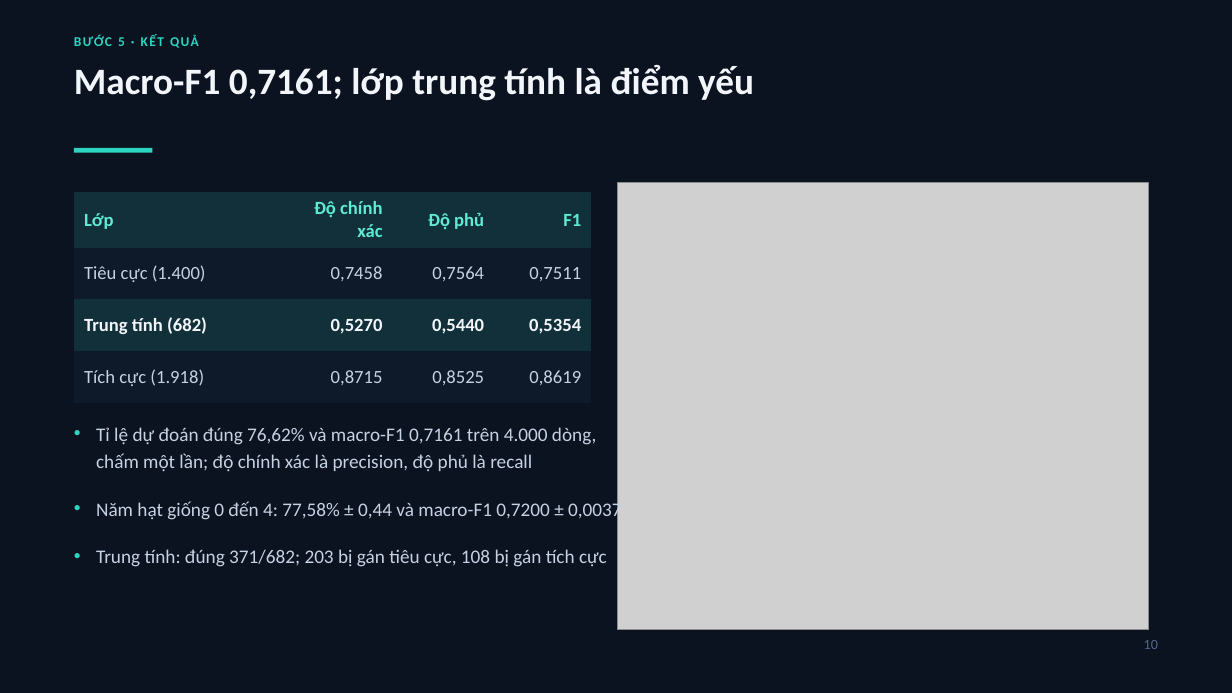
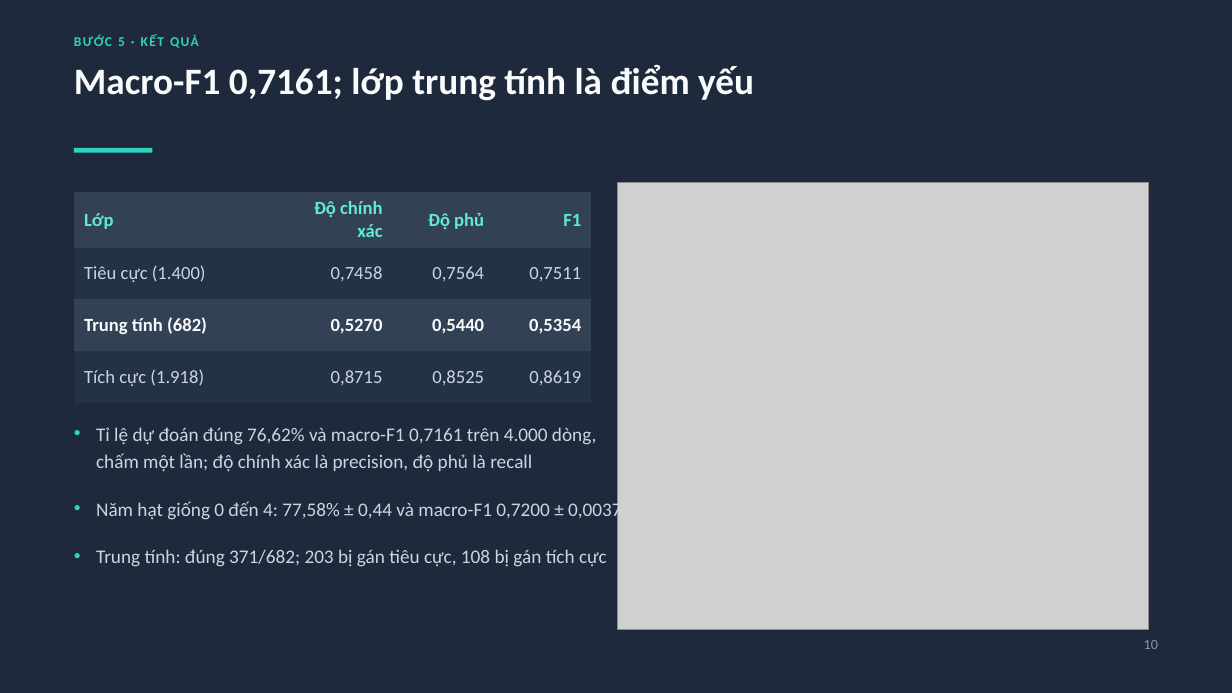
Before and after one commit to Phuhieu24/NLP_PhanTichBinhLuanYoutube, a slide deck: slide 10 of report/CS221_slide.pptx. Drawn at 1232x693 pixels with LibreOffice and Linux fonts; fonts in the diff are those of the drawing; grey boxes stand for pictures. Boxes give left, top, right and bottom in pixels: in the first picture for what was removed or moved away, otherwise in the second. Text is boxed around its words. In the diff, an @@ line names an element or a change of style, - is before the commit and + after.

Commit message:
feat(slides): ba bảng màu chọn bằng --theme, mặc định nền xám than
Bài thuyết trình trước đây khóa cứng một bảng màu nền xanh đen #0B1220,
chủ repo thấy tối quá khi trình chiếu.

- build_slides_pptx.py: THEMES gom ba bảng màu slate (#1E293B, mặc định),
  dark (#0B1220, bản cũ) và light (#FAFAF9, bản trước patch dark); cờ
  --theme và --out; THEME_IMAGES chọn bộ ảnh có nền khớp từng theme.
- build_dark_assets.py: cờ --theme dark|slate cho nền ma trận nhầm lẫn,
  cờ --skip-svg để chỉ vẽ lại ảnh mà không ghi đè hai SVG đã commit.
  Khối argparse đặt trước vòng lặp ghi SVG vì vòng lặp chạy ở cấp module.
- confusion_slate.png: ma trận nhầm lẫn nền #1E293B, thang màu chỉnh theo
  nền mới; confusion_dark.png giữ nguyên cho theme dark.
- CS221_slide.pptx dựng lại theme slate: 18 slide, đủ ghi chú người nói.

Nội dung slide không đổi, chỉ đổi màu. 146 kiểm thử vẫn qua.

```diff
--- a/report/CS221_slide.pptx
+++ b/report/CS221_slide.pptx
@@ background #0B1220 to #1E293B @@
@@ text "Macro-F1 0,7161; lớp trung tính ..." at (74,65,754,101): text colour #F2F6FB to #F8FAFC @@
@@ table at (74,192,592,403) @@
@@ fill #12303A to #334155 in 8 cells @@
@@ fill #0E1929 to #243247 in 8 cells @@
@@ text colour #C5D2E4 to #CBD5E1 in "Tiêu cực (1.400)", "0,7458", "0,7564", "0,7511" and 4 more places @@
@@ text colour #F2F6FB to #F8FAFC in "Trung tính (682)", "0,5270", "0,5440", "0,5354" @@
@@ text "Tỉ lệ dự đoán đúng ..." at (96,427,621,567): text colour #C5D2E4 to #CBD5E1 @@
@@ text "10" at (1144,640,1158,649): text colour #55688A to #8296B0 @@
```
Also in this commit, not shown: 17 other slides changed, 4 other files.
